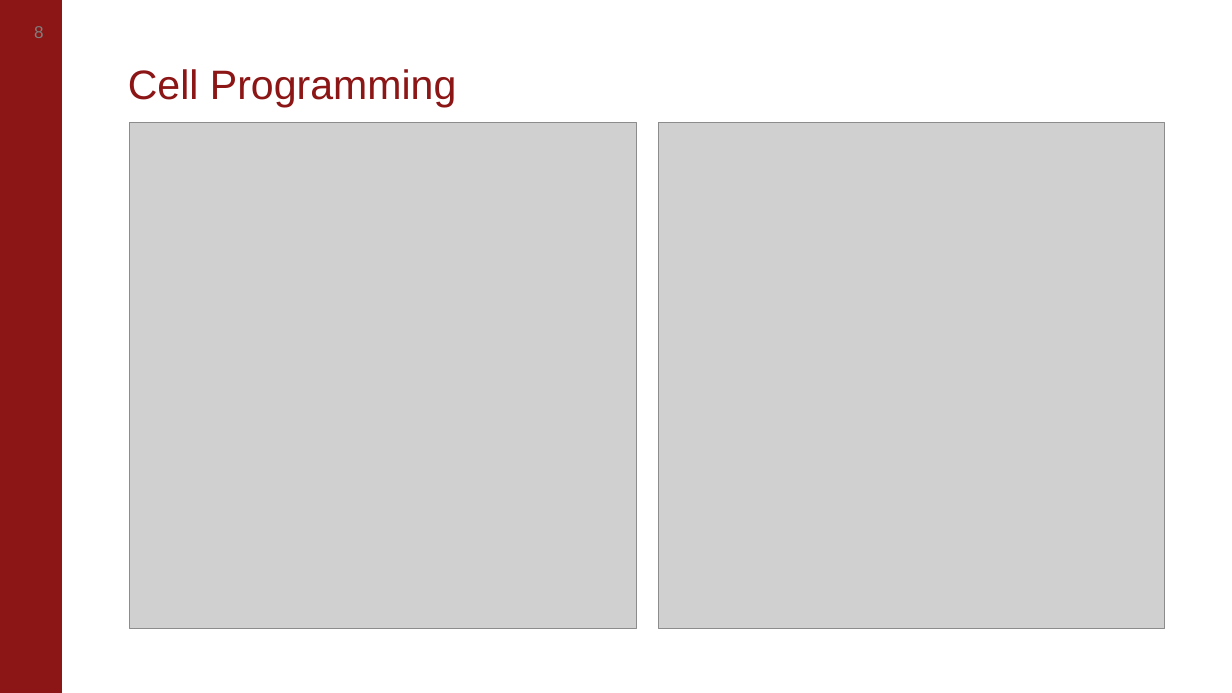
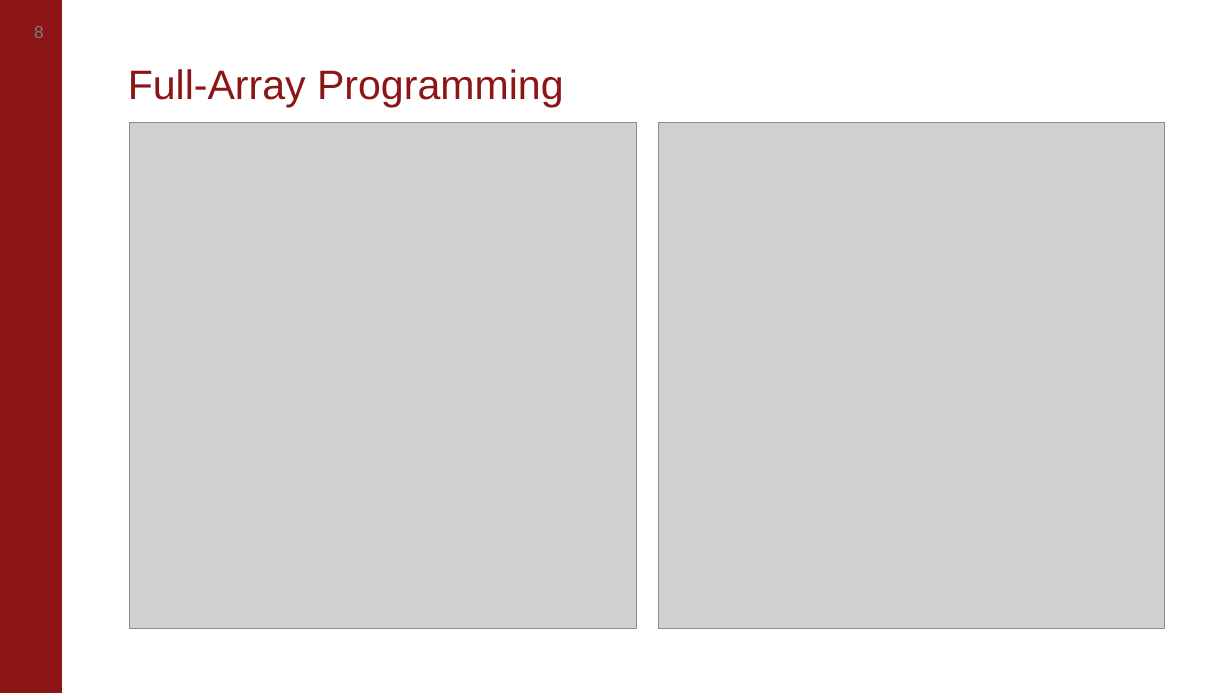
Before and after one commit to akashlevy/NI-RRAM-Test-Setup, a slide deck: slide 8 of presentations/Updates 2-4-21.pptx. Drawn at 1232x693 pixels with LibreOffice and Linux fonts; fonts in the diff are those of the drawing; grey boxes stand for pictures; background and template pictures are left out. Boxes give left, top, right and bottom in pixels: in the first picture for what was removed or moved away, otherwise in the second. Text is boxed around its words. In the diff, an @@ line names an element or a change of style, - is before the commit and + after.

```diff
--- a/presentations/Updates 2-4-21.pptx
+++ b/presentations/Updates 2-4-21.pptx
@@ title at (x1=128, y1=69, x2=563, y2=107): text changed @@
-Cell Programming
+Full-Array Programming
```
Also in this commit, not shown: 2 other slides changed, 1 slide added, 1 slide removed, 20 other files.
